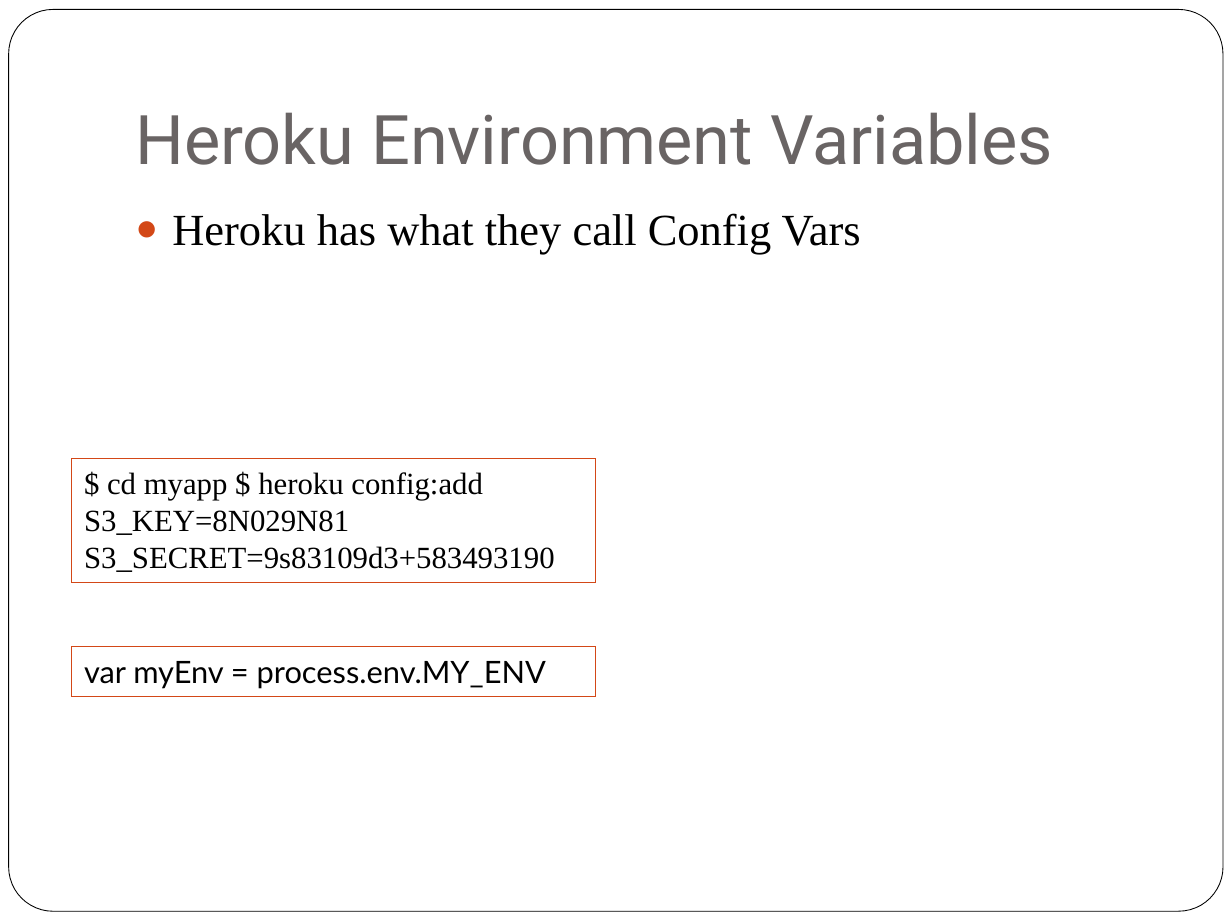
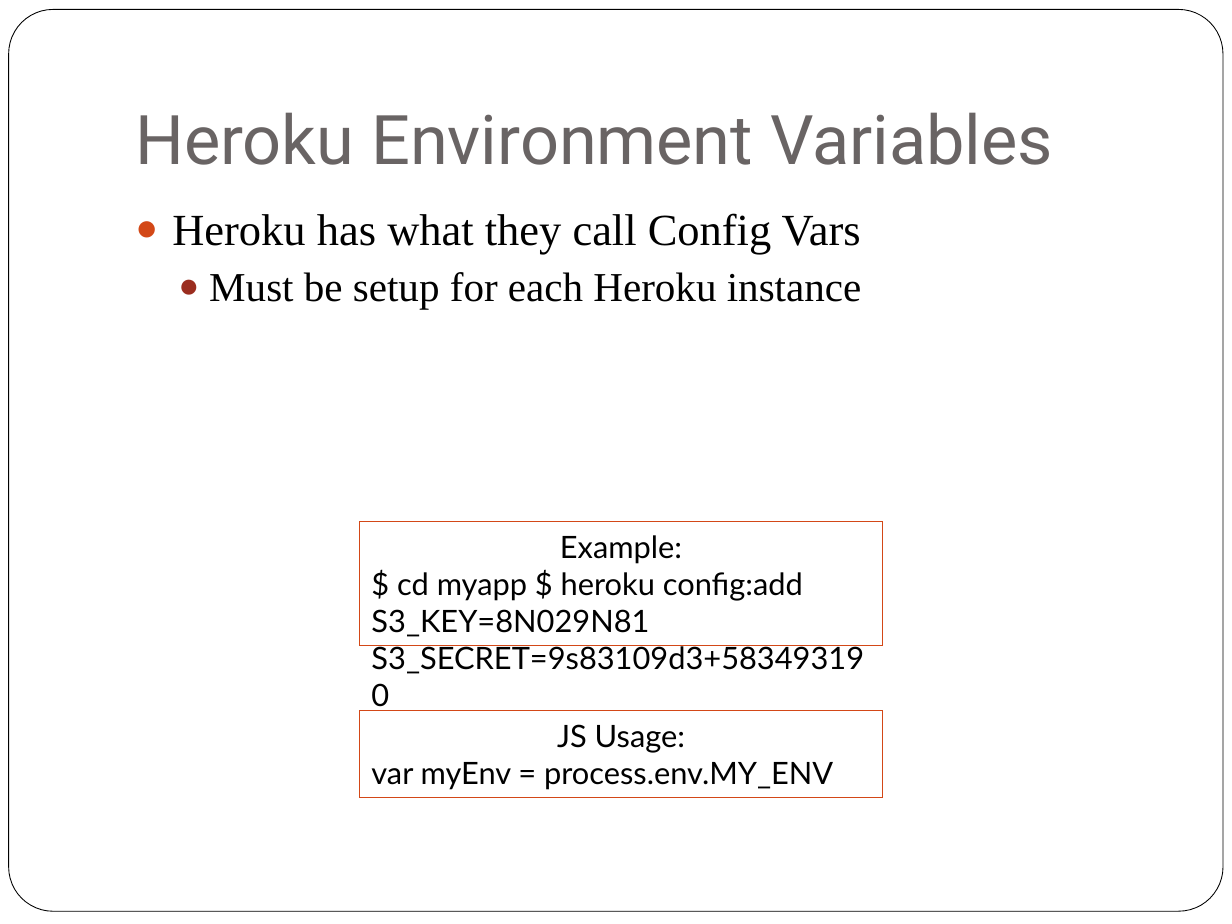
Before and after one commit to ZECTBynmo/SnackBot, a slide deck: slide 22 of SnackBot.pptx (slide 15 before the commit). Drawn at 1232x924 pixels with LibreOffice and Linux fonts; fonts in the diff are those of the drawing. Boxes give left, top, right and bottom in pixels: in the first picture for what was removed or moved away, otherwise in the second. Text is boxed around its words. In the diff, an @@ line names an element or a change of style, - is before the commit and + after.

```diff
--- a/SnackBot.pptx
+++ b/SnackBot.pptx
@@ text at box(209, 272, 861, 309): paragraph added @@
+  ● Must be setup for each Heroku instance
@@ rectangle "Example:": place and size @@
-rectangle "Example:" at box(71, 458, 595, 583)
+rectangle "Example:" at box(360, 521, 883, 646)
@@ text in rectangle at box(560, 535, 682, 564): paragraph added @@
+Example:
@@ text in rectangle at box(371, 572, 864, 674): font Times New Roman to Lato in "$ cd myapp $ heroku config:add S3_KEY=8N029N81 ..." @@
@@ rectangle "JS Usage:": place and size @@
-rectangle "JS Usage:" at box(71, 647, 595, 696)
+rectangle "JS Usage:" at box(360, 711, 883, 798)
@@ text in rectangle at box(557, 724, 685, 753): paragraph added @@
+JS Usage:
```
Also in this commit, not shown: 6 other slides changed, 8 slides added, 1 slide removed.
